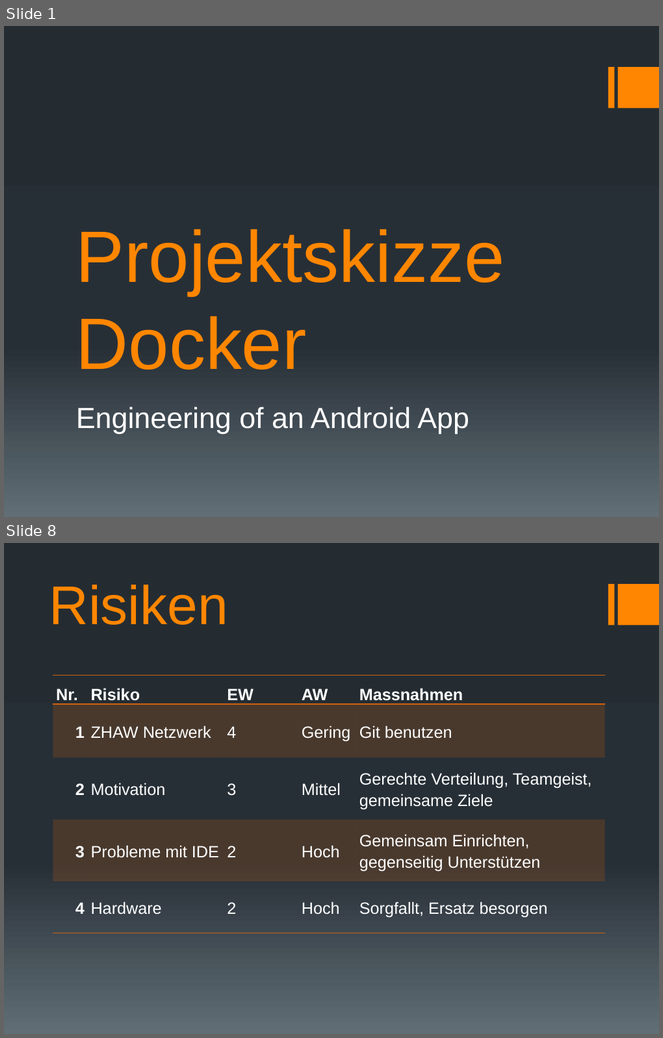
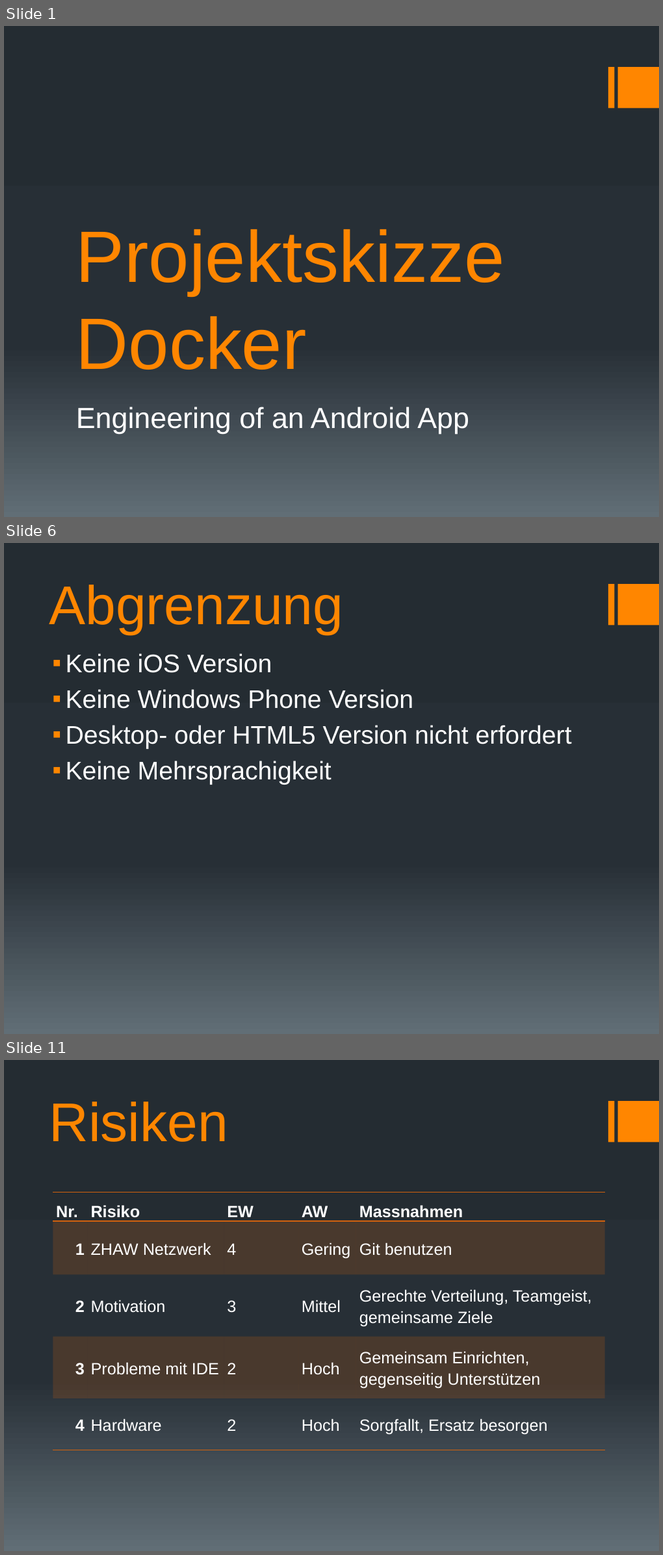
Before and after one commit to docker-apps/Docker, a slide deck: Documents/Projektskizze/Projektskizze_Präsentation_v1.pptx. Shown one above the other, each under a label of ours: slides 1 and 8 before the commit, slides 1, 6 and 11 after it; the slides between them are not shown. The pictures are 663x1038 and 663x1555 pixels, drawn with LibreOffice and Linux fonts; fonts in the diff are those of the drawing. Boxes give left, top, right and bottom in pixels: in the first picture for what was removed or moved away, otherwise in the second. Text is boxed around its words. In the diff, an @@ line names an element or a change of style, - is before the commit and + after.

```diff
--- a/Documents/Projektskizze/Projektskizze_Präsentation_v1.pptx
+++ b/Documents/Projektskizze/Projektskizze_Präsentation_v1.pptx
@@ slide 6 added at bbox=[4, 543, 659, 1034], background gradient #242C33 to #273037 to #636D76; not listed: 2 template elements that a slide beside it also shows @@
@@ title added at bbox=[49, 585, 343, 634], 60 pt, text #FF8600 @@
+Abgrenzung
@@ text added at bbox=[66, 653, 572, 785], 28 pt, text #FFFFFF @@
+▪ Keine iOS Version
+▪ Keine Windows Phone Version
+▪ Desktop- oder HTML5 Version nicht erfordert
+▪ Keine Mehrsprachigkeit
@@ what was slide 8 is now slide 11 @@
```
Also in this commit, not shown: 5 slides changed, 5 other slides added, 3 slides removed, 1 other file.
